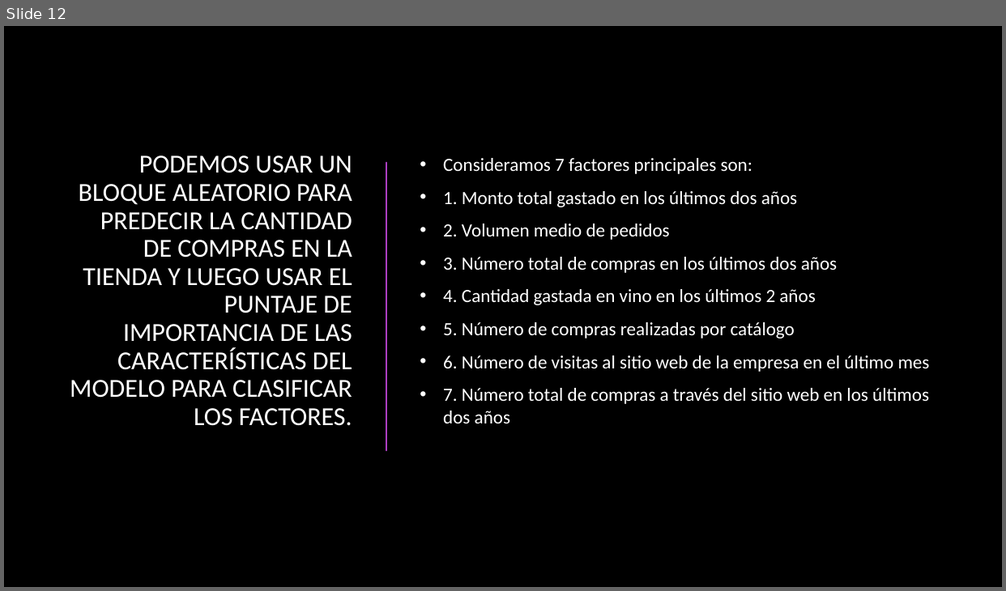
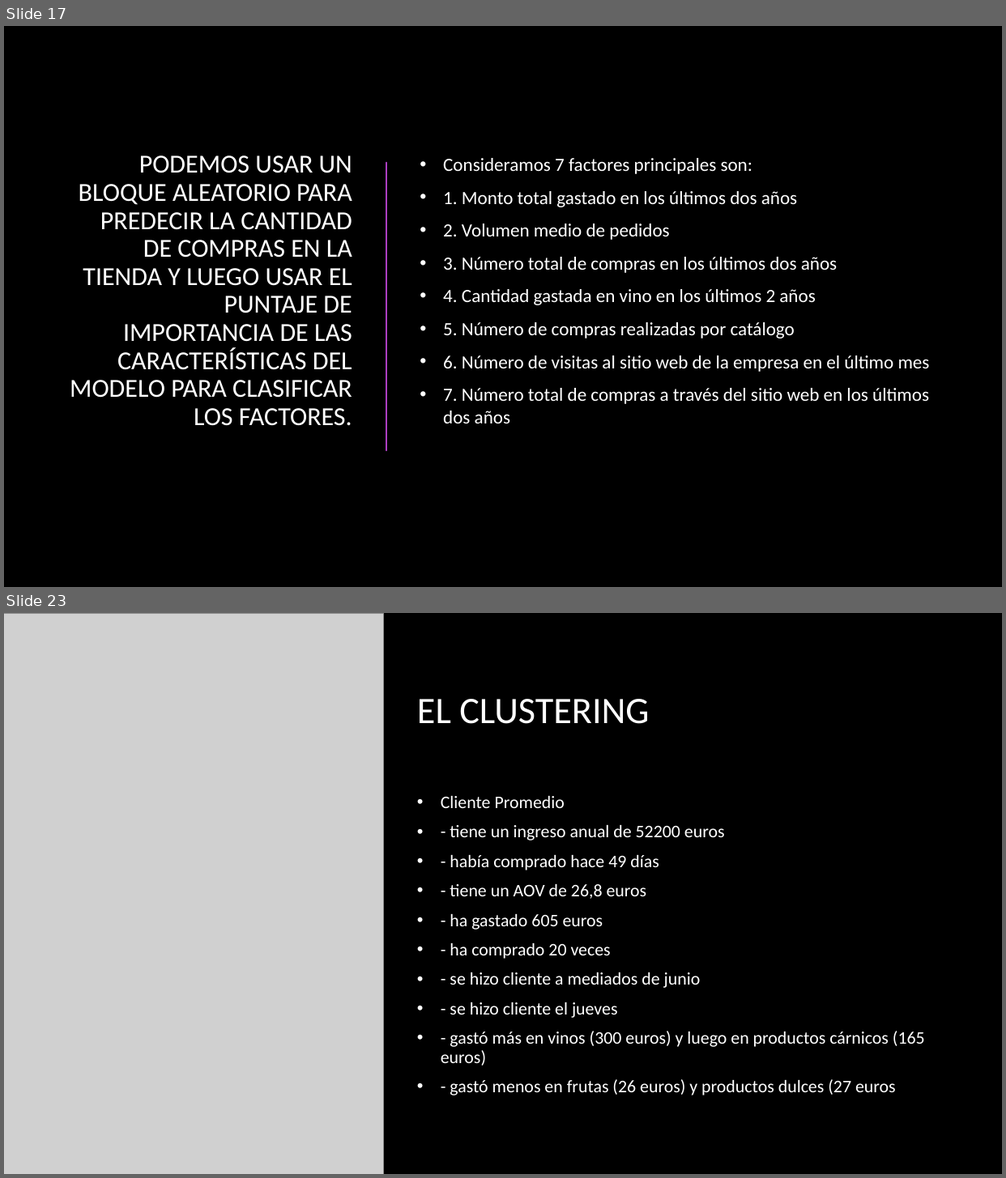
Before and after one commit to lumivalsa/ML-aplicado-MKT-Analytics, a slide deck: Presentación_mkt.pptx. Shown one above the other, each under a label of ours: slide 12 before the commit, slides 17 and 23 after it; the slides between them are not shown. The pictures are 1006x591 and 1006x1178 pixels, drawn with LibreOffice and Linux fonts; fonts in the diff are those of the drawing; grey boxes stand for pictures; background and template pictures are left out. Boxes give left, top, right and bottom in pixels: in the first picture for what was removed or moved away, otherwise in the second. Text is boxed around its words. In the diff, an @@ line names an element or a change of style, - is before the commit and + after.

Commit message:
ult
ult

```diff
--- a/Presentación_mkt.pptx
+++ b/Presentación_mkt.pptx
@@ slide 23 added at bbox=[4, 613, 1002, 1174], background picture (left out) @@
@@ picture added at bbox=[4, 613, 384, 1174] @@
@@ title added at bbox=[417, 699, 649, 724], 36 pt, text #FFFFFF @@
+EL CLUSTERING
@@ text added at bbox=[441, 796, 925, 1096], 17 pt, text #FFFFFF @@
+• Cliente Promedio
+• - tiene un ingreso anual de 52200 euros
+• - había comprado hace 49 días
+• - tiene un AOV de 26,8 euros
+• - ha gastado 605 euros
+• - ha comprado 20 veces
+• - se hizo cliente a mediados de junio
+• - se hizo cliente el jueves
+• - gastó más en vinos (300 euros) y luego en productos cárnicos (165 euros)
+• - gastó menos en frutas (26 euros) y productos dulces (27 euros
@@ what was slide 12 is now slide 17 @@
```
Also in this commit, not shown: 5 other slides added.
